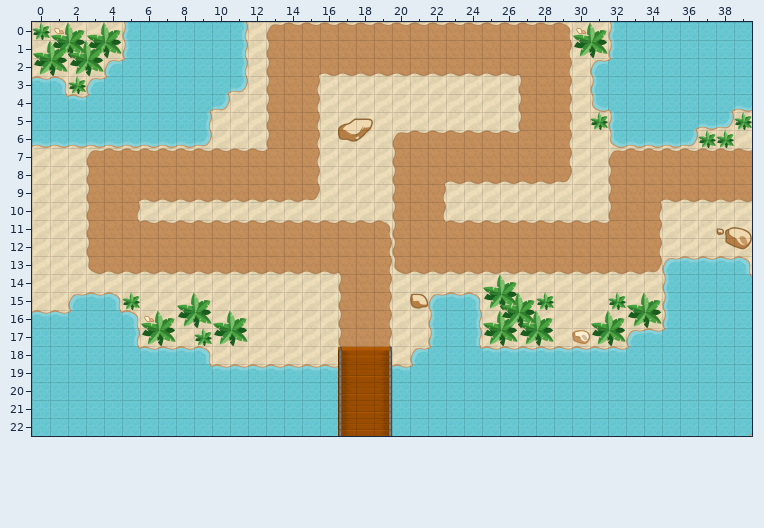
Two states of a Tiled map, android/assets/game/levels/Beach.tmx. The picture above is the old version.
Cells are 64x64 px. Shown: x 0..39, y 0..22.
The result:
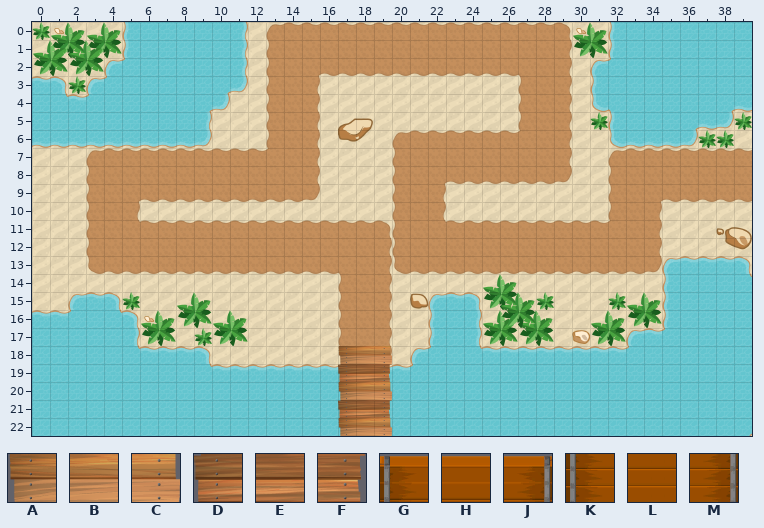
Key: from "tiles2": A 0, B 1, C 2, D 3, E 4, F 5, G 9, H 10, J 11, K 12, L 13, M 14.
_ is an empty cell, . an unchanged one.
Changes in this commit:
--- layer "Tile Layer 3"
@@ x 17..19 @@
-18 GHJ
-19 KLM
-20 KLM
-21 KLM
-22 KLM
+18 ABC
+19 DEF
+20 ABC
+21 DEF
+22 ABC
Boxes around the changes in both pictures, in picture pixels (x1, y1, x2, y2):
changed: (338, 346, 392, 436)
